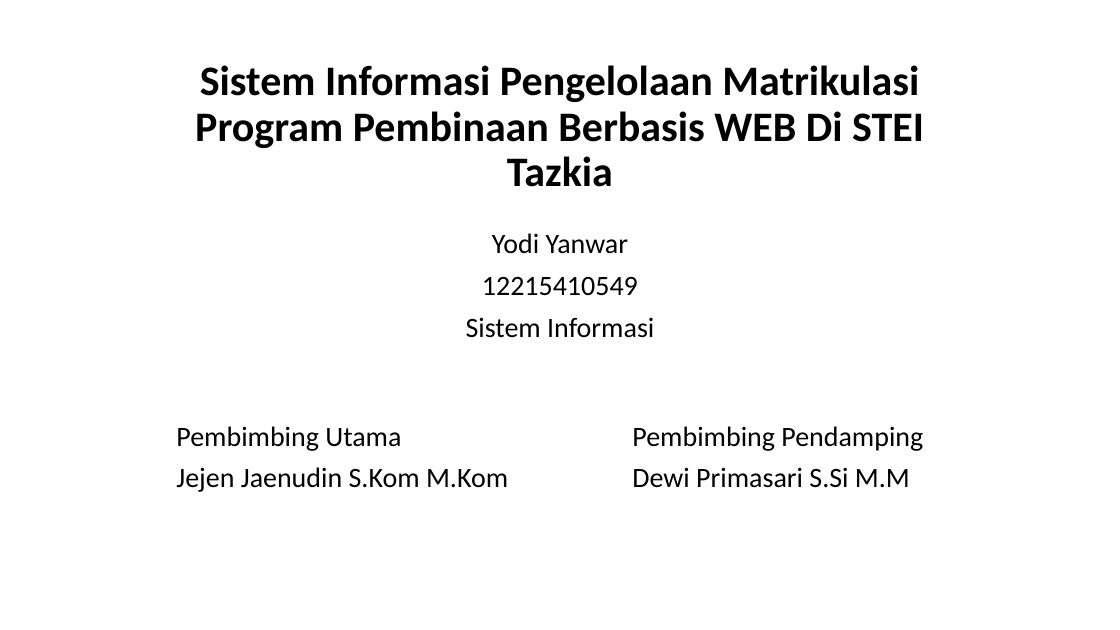
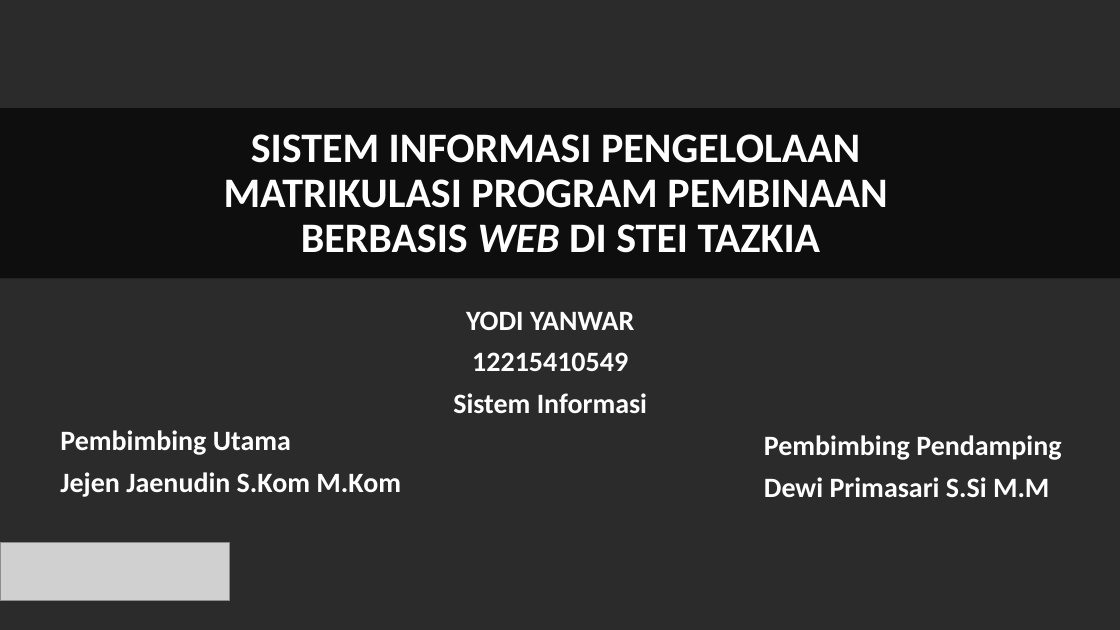
Before and after one commit to YodiYanwar/MY_SKRIPSI, a slide deck: slide 1 of Presentasi.pptx. Drawn at 1120x630 pixels with LibreOffice and Linux fonts; fonts in the diff are those of the drawing; grey boxes stand for pictures; background and template pictures are left out; a plain dark background stands for a picture behind light text. Boxes give left, top, right and bottom in pixels: in the first picture for what was removed or moved away, otherwise in the second. Text is boxed around its words. In the diff, an @@ line names an element or a change of style, - is before the commit and + after.

```diff
--- a/Presentasi.pptx
+++ b/Presentasi.pptx
@@ background #FFFFFF to picture (left out) @@
@@ rectangle added at box(0, 108, 1120, 279), fill #000000 at 66% opacity @@
@@ title at box(224, 134, 887, 253): text changed; text colour #000000 to #FFFFFF @@
-Sistem Informasi Pengelolaan Matrikulasi Program Pembinaan Berbasis WEB Di STEI Tazkia
+SISTEM INFORMASI PENGELOLAAN
+MATRIKULASI PROGRAM PEMBINAAN
+BERBASIS WEB DI STEI TAZKIA
@@ subtitle "YODI YANWAR": place and size @@
-subtitle "YODI YANWAR" at box(466, 233, 654, 338)
+subtitle "YODI YANWAR" at box(453, 311, 647, 413)
@@ subtitle at box(466, 311, 634, 330): text changed; text colour #000000 to #FFFFFF; bold on @@
-Yodi Yanwar
+YODI YANWAR
@@ subtitle at box(453, 352, 647, 413): text colour #000000 to #FFFFFF, bold on in "12215410549", "Sistem Informasi" @@
@@ text "Pembimbing Utama" at box(60, 430, 401, 497): text colour #000000 to #FFFFFF, bold on @@
@@ text "Pembimbing Utama": place and size @@
-text "Pembimbing Utama" at box(176, 426, 508, 492)
+text "Pembimbing Utama" at box(60, 430, 401, 497)
@@ text "Pembimbing Pendamping": place and size @@
-text "Pembimbing Pendamping" at box(632, 426, 923, 488)
+text "Pembimbing Pendamping" at box(764, 435, 1061, 497)
@@ text "Pembimbing Pendamping" at box(764, 435, 1061, 497): text colour #000000 to #FFFFFF, bold on @@
@@ picture added at box(0, 543, 229, 602) @@
```
Also in this commit, not shown: 13 other slides changed, 3 slides added, 2 slides removed, 15 other files.
